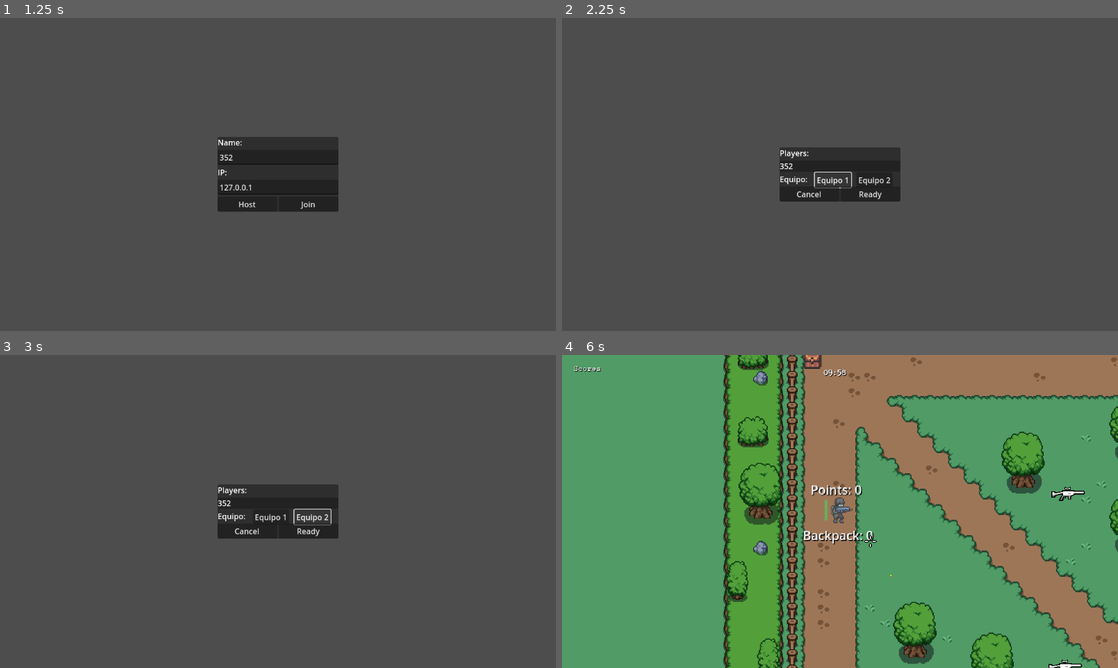
Above: before the commit, frames 1-4 (two rows, left to right).
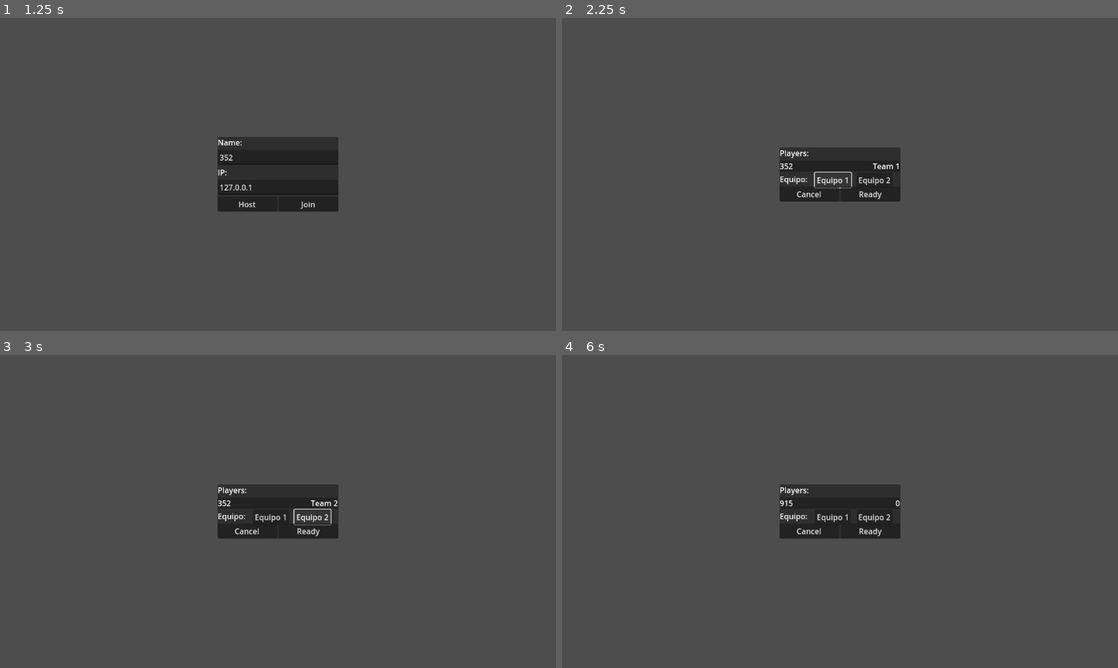
Above: after the commit, the same moments.

Repository: Milwer7/Tiamat-Studios-Game
Game: Godot game, scene res://scenes/start_menu.tscn
Two runs of this game, one before a commit and one after it. Both use one fixed random seed, a clock stepped at 60 frames per second and the inputs below.
Inputs (mouse positions are in pixels of both pictures, inside the frame that each line leads up to):
- Up to frame 1 (1.25 s): tap Enter at 0.5 s; move the mouse to (400, 158) at 0.52 s; hold D (move_right) from 0.53 s (still down); hold Enter from 0.53 s (still down)
- Up to frame 2 (2.25 s): release D (move_right) at 1.25 s; release Enter at 1.25 s; click "Host" at 1.25 s; click "Equipo 1" at 2 s
- Up to frame 3 (3 s): click "Equipo 2" at 2.75 s
- Up to frame 4 (6 s): click "Cancel" at 3.5 s; click (873, 530) at 4.25 s, where only the run before the commit has a clickable "Ready"; tap Enter at 5, 5.3 s; move the mouse to (728, 527) at 5.02 s; hold S (move_down) 5.03-5.75 s; click (728, 527) at 5.1 s; click (873, 539) at 5.75 s, where only the run after the commit has a clickable "Join"

Frame 1 is identical in both runs. In frame 2, less than 0.1% of the frame differs, in the area x 55-61%, y 46-49%; in frame 3, less than 0.1%; in frame 4, 100%, in the area x 0-100%, y 0-100%.
Error before the commit: Cannot call method 'get_unique_id' on a null value. (res://scripts/lobby.gd:100)

Commit message:
teams

Diff:
--- a/scenes/lobby.tscn
+++ b/scenes/lobby.tscn
@@ -1,6 +1,7 @@
-[gd_scene load_steps=2 format=3 uid="uid://bfx0aqk1mrdlo"]
+[gd_scene load_steps=3 format=3 uid="uid://bfx0aqk1mrdlo"]
 
 [ext_resource type="Script" path="res://scripts/lobby.gd" id="1_kpbr1"]
+[ext_resource type="PackedScene" uid="uid://h3ttat278bbx" path="res://scenes/player_team.tscn" id="2_y6bn5"]
 
 [node name="Lobby" type="MarginContainer"]
 anchors_preset = 15
@@ -9,6 +10,7 @@
 grow_horizontal = 2
 grow_vertical = 2
 script = ExtResource("1_kpbr1")
+player_team = ExtResource("2_y6bn5")
 
 [node name="PanelContainer" type="PanelContainer" parent="."]
 layout_mode = 2
--- /dev/null
+++ b/scenes/player_team.tscn
@@ -0,0 +1,18 @@
+[gd_scene load_steps=2 format=3 uid="uid://h3ttat278bbx"]
+
+[ext_resource type="Script" path="res://scripts/player_team.gd" id="1_5ea2m"]
+
+[node name="player-team" type="HBoxContainer"]
+offset_right = 40.0
+offset_bottom = 40.0
+script = ExtResource("1_5ea2m")
+
+[node name="namee" type="Label" parent="."]
+layout_mode = 2
+size_flags_horizontal = 3
+text = "name"
+
+[node name="team" type="Label" parent="."]
+layout_mode = 2
+text = "0
+"
--- a/scripts/game.gd
+++ b/scripts/game.gd
@@ -1,10 +1,5 @@
 extends Node
 
-# [ id ]
+# [ {id, name, team} ]
 var players: Array = []
 var player_nodes = {}
-var names: Array = []
-var playerTeams = {}
-
-func setPlayerTeam(playerId, teamId):
-	playerTeams[playerId] = teamId
--- a/scripts/lobby.gd
+++ b/scripts/lobby.gd
@@ -1,5 +1,5 @@
 extends MarginContainer
-
+@export var player_team: PackedScene
 
 const MAX_PLAYERS = 3
 const PORT = 5409
@@ -19,7 +19,7 @@
 @onready var info = $PanelContainer/MarginContainer/Start/Info
 @onready var button = $PanelContainer/MarginContainer/Pending/TeamSelector/Button
 @onready var button_2 = $PanelContainer/MarginContainer/Pending/TeamSelector/Button2
-var connectedPlayers = {}
+var team = 0
 
 # { id: true }
 var status = { 1 : false }
@@ -29,11 +29,16 @@
 	host.pressed.connect(_on_host_pressed)
 	join.pressed.connect(_on_join_pressed)
 	multiplayer.peer_connected.connect(_on_peer_connected)
+	multiplayer.peer_disconnected.connect(_on_peer_disconnected)
+	multiplayer.server_disconnected.connect(_on_cancel_pressed)
 	start.show()
 	pending.hide()
 	user.text = OS.get_environment("USERNAME") + str(randi() % 1000)
 
 	go.pressed.connect(_on_go_pressed)
+	cancel.pressed.connect(_on_cancel_pressed)
+	button.pressed.connect(onTeam1ButtonPressed)
+	button_2.pressed.connect(onTeam2ButtonPressed)
 
 	info.hide()
 
@@ -52,7 +57,7 @@
 	peer.create_server(PORT, MAX_PLAYERS)
 	multiplayer.multiplayer_peer = peer
 	start.hide()
-	_add_player(user.text, multiplayer.get_unique_id())
+	_add_player(multiplayer.get_unique_id(), user.text, team)
 	pending.show()
 
 
@@ -62,31 +67,34 @@
 	peer.create_client(ip.text, PORT)
 	multiplayer.multiplayer_peer = peer
 	start.hide()
-	_add_player(user.text, multiplayer.get_unique_id())
+	_add_player(multiplayer.get_unique_id(), user.text, team)
 	pending.show()
 
 
-
 func _on_peer_connected(id: int) -> void:
-	rpc_id(id, "send_info", { "name": user.text })
+	rpc_id(id, "send_info", { "name": user.text, "team": team })
 	if multiplayer.is_server():
 		status[id] = false
 
+func _on_peer_disconnected(id: int) -> void:
+	_on_cancel_pressed()
 
-func _add_player(name: String, id: int):
-	var label = Label.new()
-	label.name = str(id)
-	label.text = name
-	players.add_child(label)
-	Game.players.append(id)
-	Game.names.append(name)
+
+func _add_player(id: int, name: String, team: int):
+	var playerr_team = player_team.instantiate()
+	playerr_team.name = str(id)
+	players.add_child(playerr_team)
+	playerr_team.set_namee(name)
+	playerr_team.set_team(team)
+	Game.players.append({"id": id, "name": name, "team": team})
 
 
 @rpc("any_peer", "reliable")
 func send_info(info: Dictionary) -> void:
-	var name = info.name
+	var name1 = info.name
+	var team1 = info.team
 	var id = multiplayer.get_remote_sender_id()
-	_add_player(name, id)
+	_add_player(id, name1 ,team1)
 
 
 func _paint_ready(id: int) -> void:
@@ -98,6 +106,12 @@
 func _on_go_pressed() -> void:
 	rpc("player_ready")
 	_paint_ready(multiplayer.get_unique_id())
+
+func _on_cancel_pressed() -> void:
+	multiplayer.multiplayer_peer.close()
+	get_tree().change_scene_to_file("res://scenes/start_menu.tscn")
+
+
 
 
 @rpc("reliable", "any_peer", "call_local")
@@ -112,11 +126,24 @@
 		if all_ok:
 			rpc("start_game")
 
+@rpc("reliable", "any_peer", "call_local")
+func send_team(teamm: int):
+	var id = multiplayer.get_remote_sender_id()
+	for child in players.get_children():
+		if child.name == str(id):
+			child.set_team(teamm)
+			break
+	for i in Game.players.size():
+		if Game.players[i].id == id:
+			Game.players[i].team = teamm
+
 func onTeam1ButtonPressed():
-	rpc_id(1, "setPlayerTeam", 1)
+	team = 1
+	send_team.rpc(team)
 
 func onTeam2ButtonPressed():
-	rpc_id(1, "setPlayerTeam", 2)
+	team = 2
+	send_team.rpc(team)
 
 
 @rpc("any_peer", "call_local", "reliable")
--- a/scripts/main.gd
+++ b/scripts/main.gd
@@ -11,14 +11,14 @@
 	Game.players.sort()
 
 	for i in Game.players.size():
-		var id = Game.players[i]
+		var id = Game.players[i].id
 		var player : Player = player_scene.instantiate()
 		var marker = markers.get_child(i)
 
 		player.name = str(id)
 		player.global_position = marker.global_position
 		player.scale = Vector2(0.8,0.8)
-		player.team = Game.playerTeams
+		player.team = Game.players[i].team
 		players.add_child(player)
 		player.scores_updated.connect(on_scores_updated)
 		player.init(id)
--- /dev/null
+++ b/scripts/player_team.gd
@@ -0,0 +1,11 @@
+extends HBoxContainer
+@onready var namee = $namee
+@onready var team = $team
+
+
+func set_namee(value: String):
+	namee.text = value
+
+func set_team(value: int):
+	if value:
+		team.text = "Team " + str(value)
--- a/scripts/scores.gd
+++ b/scripts/scores.gd
@@ -5,7 +5,7 @@
 func update_tables():
 	var players_size = id_list.size()
 	var j = 0
-	for i in id_list:
+	for i in players_size:
 		var player = Game.player_nodes[i]
 		var label = self.get_child(j+1)
 		label.text = (Game.names[j] + " Points: " + str(player.points))
